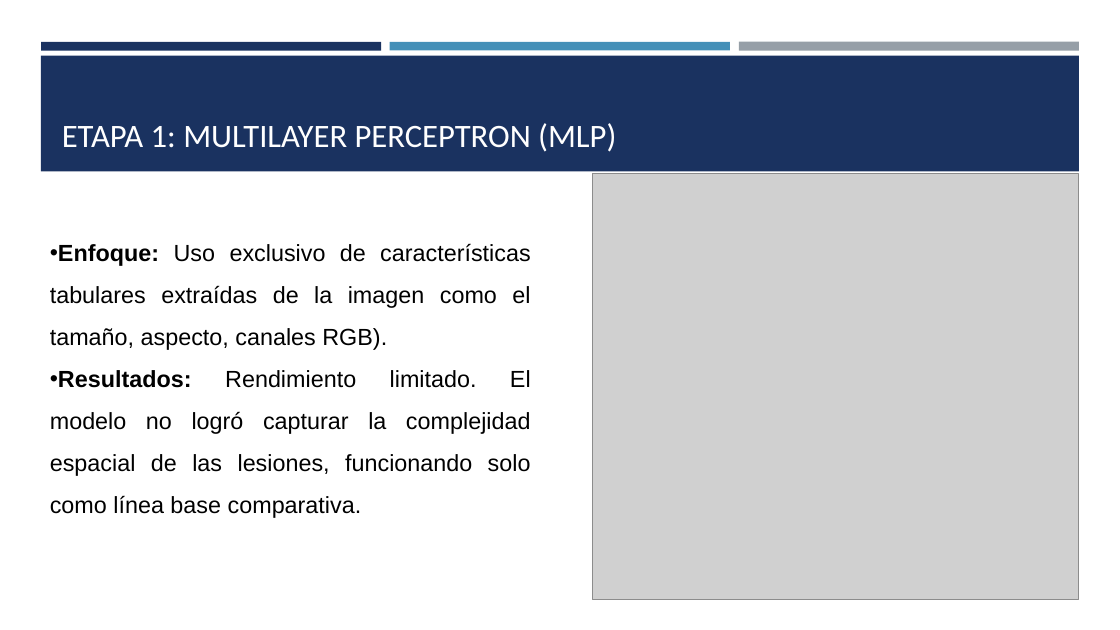
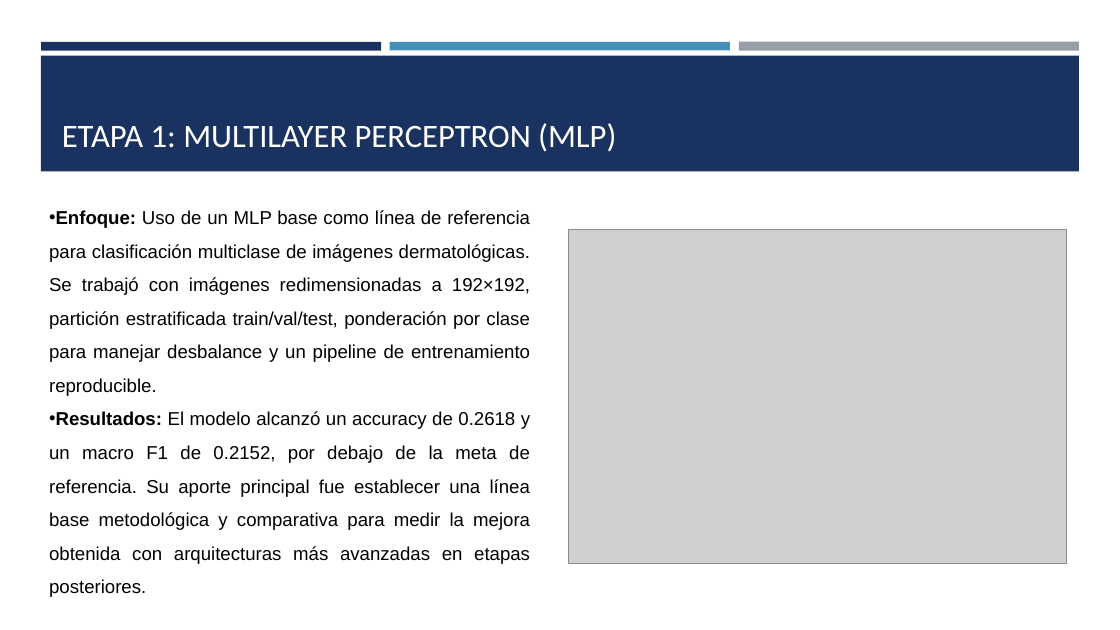
Before and after one commit to diegoaraniva/skin-diseases-dl-project, a slide deck: slide 7 of Presentación Skin Diseases.pptx. Drawn at 1120x630 pixels with LibreOffice and Linux fonts; fonts in the diff are those of the drawing; grey boxes stand for pictures. Boxes give left, top, right and bottom in pixels: in the first picture for what was removed or moved away, otherwise in the second. Text is boxed around its words. In the diff, an @@ line names an element or a change of style, - is before the commit and + after.

```diff
--- a/Presentación Skin Diseases.pptx
+++ b/Presentación Skin Diseases.pptx
@@ text at [49,210,530,597]: text changed; size 20 to 16 pt @@
-• Enfoque: Uso exclusivo de características tabulares extraídas de la imagen como el tamaño, aspecto, canales RGB).
-• Resultados: Rendimiento limitado. El modelo no logró capturar la complejidad espacial de las lesiones, funcionando solo como línea base comparativa.
+• Enfoque: Uso de un MLP base como línea de referencia para clasificación multiclase de imágenes dermatológicas. Se trabajó con imágenes redimensionadas a 192×192, partición estratificada train/val/test, ponderación por clase para manejar desbalance y un pipeline de entrenamiento reproducible.
+• Resultados: El modelo alcanzó un accuracy de 0.2618 y un macro F1 de 0.2152, por debajo de la meta de referencia. Su aporte principal fue establecer una línea base metodológica y comparativa para medir la mejora obtenida con arquitecturas más avanzadas en etapas posteriores.
@@ picture: place and size @@
-picture at [592,174,1079,600]
+picture at [569,229,1067,563]
```
Also in this commit, not shown: 5 other slides changed, 1 slide added, 1 slide removed, 2 other files.
